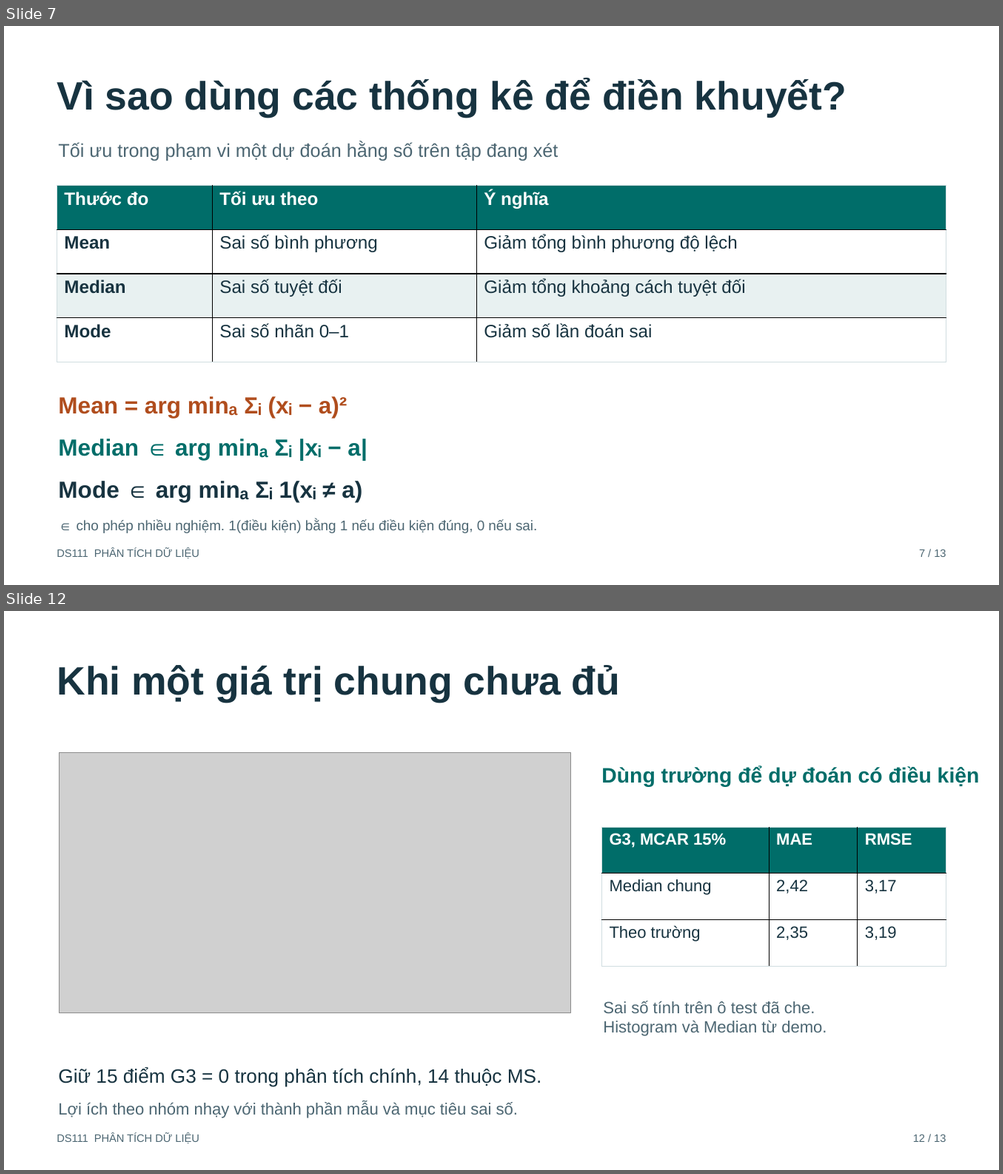
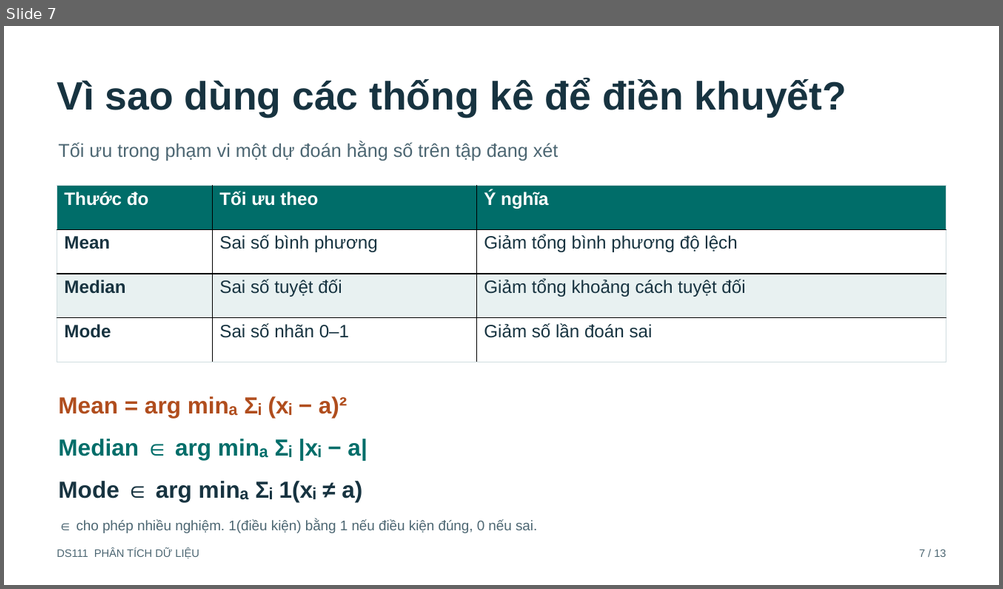
Before and after one commit to ncat218/Seminar-DS111, a slide deck: presentation/seminar_15min.pptx. Shown one above the other, each under a label of ours: slides 7 and 12 before the commit, slide 7 after it; the slides between them are not shown. The pictures are 1003x1174 and 1003x589 pixels, drawn with LibreOffice and Linux fonts; fonts in the diff are those of the drawing; grey boxes stand for pictures. Boxes give left, top, right and bottom in pixels: in the first picture for what was removed or moved away, otherwise in the second. Text is boxed around its words. In the diff, an @@ line names an element or a change of style, - is before the commit and + after.

```diff
--- a/presentation/seminar_15min.pptx
+++ b/presentation/seminar_15min.pptx
@@ slide 12 removed at box(4, 611, 999, 1170), background #FFFFFF @@
@@ text removed at box(57, 665, 620, 702) @@
-Khi một giá trị chung chưa đủ
@@ picture removed at box(60, 753, 570, 1014) @@
@@ text removed at box(601, 766, 979, 787) @@
-Dùng trường để dự đoán có điều kiện
@@ table removed at box(602, 827, 946, 968), 3 rows, 3 columns @@
-G3, MCAR 15% | MAE | RMSE
-Median chung | 2,42 | 3,17
-Theo trường | 2,35 | 3,19
@@ text removed at box(603, 1001, 826, 1037) @@
-Sai số tính trên ô test đã che.
-Histogram và Median từ demo.
@@ text removed at box(58, 1068, 542, 1088) @@
-Giữ 15 điểm G3 = 0 trong phân tích chính, 14 thuộc MS.
@@ text removed at box(58, 1102, 518, 1119) @@
-Lợi ích theo nhóm nhạy với thành phần mẫu và mục tiêu sai số.
@@ text removed at box(57, 1133, 199, 1145) @@
-DS111 PHÂN TÍCH DỮ LIỆU
@@ text removed at box(913, 1135, 945, 1142) @@
-12 / 13
```
Also in this commit, not shown: 4 slides changed, 6 slides added, 5 other slides removed, 37 other files.
